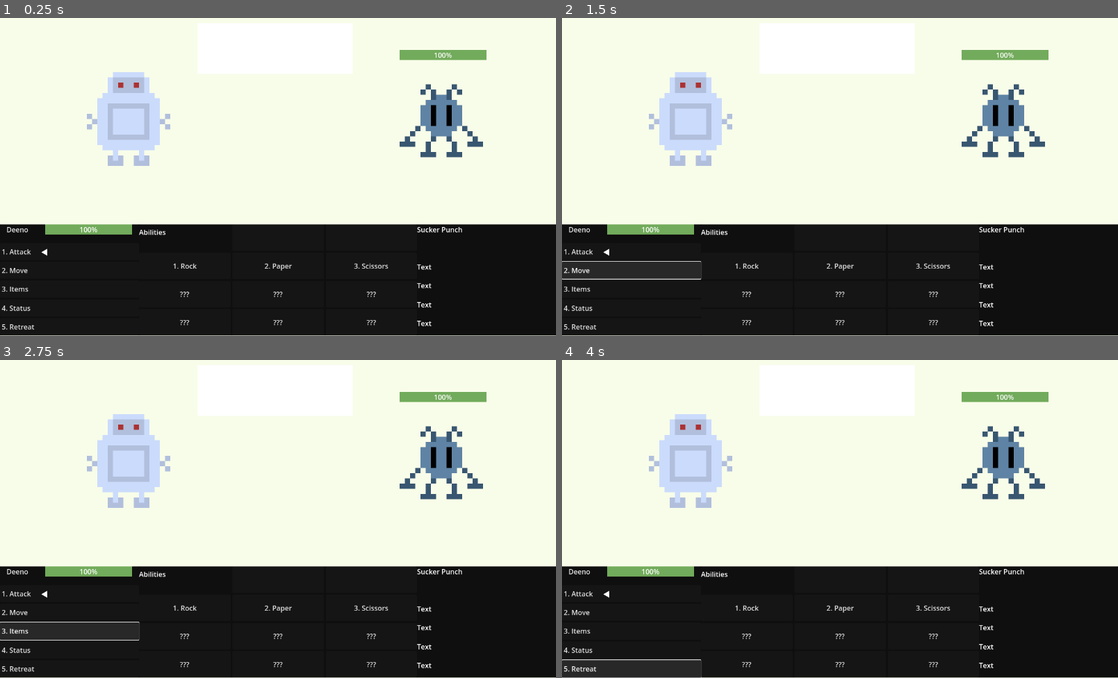
Above: before the commit, frames 1-4 (two rows, left to right).
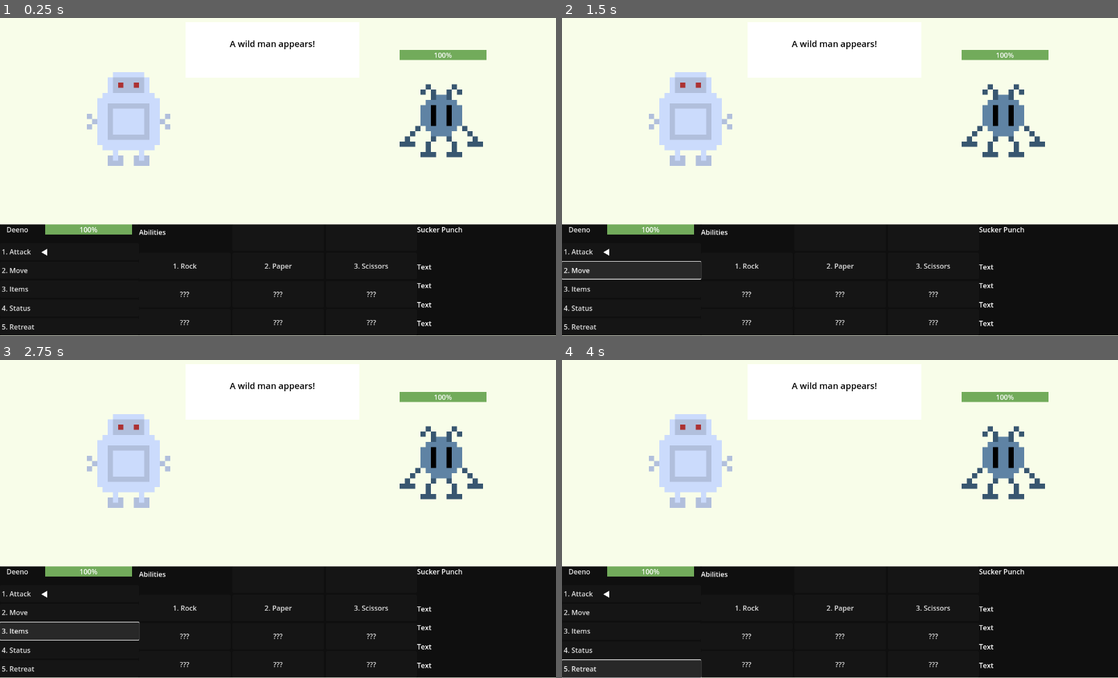
Above: after the commit, the same moments.

Repository: SamShubitz1/WorkingTitle
Game: Godot game, scene res://Scenes/Battle/battle.tscn
Two runs of this game, one before a commit and one after it. Both use one fixed random seed, a clock stepped at 60 frames per second and the inputs below. This scene is started directly instead of the project's main scene.
Inputs:
- Up to frame 1 (0.25 s): no input
- Up to frame 2 (1.5 s): click "1. Attack" at 0.5 s; click "2. Move" at 1.25 s
- Up to frame 3 (2.75 s): click "3. Items" at 2 s
- Up to frame 4 (4 s): click "4. Status" at 2.75 s; click "5. Retreat" at 3.5 s

The runs differ from the first frame. In frame 1, 0.2% of the frame differs, in the area x 41-57%, y 6-10%; in frame 2, 0.2%; in frame 3, 0.2%; in frame 4, 0.2%.

Commit message:
added battle controller, event queue, dialogue

Diff:
--- a/Scenes/Battle/Menu/battle_menu.gd
+++ b/Scenes/Battle/Menu/battle_menu.gd
@@ -1,12 +1,11 @@
 extends Control
 
 @onready var cursor = $Cursor
+@onready var battle_controller = $"../BattleController"
 @onready var options_menu = $MainMenu/Menu.get_children().slice(1)
 @onready var abilities_menu = $AbilitiesMenu/Menu.get_children().slice(3)
 @onready var char_name_label = $MainMenu/Menu/CharPanel/NameLabel
 @onready var ability_description_label = $Descriptions/Labels/AbilityDescription
-@onready var player_health = $MainMenu/Menu/CharPanel/Health
-@onready var enemy_health = $"../Enemy/EnemyHealth"
 
 var character_info: Dictionary = {"name": "Deeno", "max_health": 100, "abilities": [
 	{"name":"Rock", "description": "A rock based attack"},
@@ -15,6 +14,12 @@
 	]}
 
 var enemy_info: Dictionary = {"name": "Norman", "max_health": 80, "abilities": ["Rock","Paper","Scissors"]}
+
+enum EventType {
+	DIALOG,
+	ATTACK,
+	ITEM
+}
 
 var selected_button_index: int = 0
 var selected_button: Button
@@ -58,7 +63,9 @@
 			ability_description_label.text = "Text"
 
 	elif Input.is_action_just_pressed("ui_accept"):
-		if selected_menu == options_menu:
+		if battle_controller.event_queue.size() > 0:
+			battle_controller.increment_queue()
+		elif selected_menu == options_menu:
 			match selected_button.text:
 				"1. Attack":
 					on_select_attack()
@@ -73,7 +80,8 @@
 
 		elif selected_menu == abilities_menu:
 			if selected_button_index < character_info.abilities.size():
-				perform_attack(character_info.abilities[selected_button_index].name)
+				var attack_name = character_info.abilities[selected_button_index].name
+				battle_controller.on_attack(attack_name)
 
 func update_selected_button() -> void:
 	selected_button = selected_menu[selected_button_index]
@@ -93,8 +101,6 @@
 
 func update_ui() -> void:
 	char_name_label.text = character_info.name
-	player_health.max_value = character_info["max_health"]
-	enemy_health.max_value = enemy_info["max_health"]
 
 	for i in range(abilities_menu.size()):
 		if i < character_info.abilities.size():
@@ -106,39 +112,3 @@
 	menus = [options_menu, abilities_menu]
 	selected_menu = menus[selected_menu_index]
 	selected_button = selected_menu[selected_button_index]
-
-func perform_attack(player_attack: String) -> void:
-	var enemy_attack = get_enemy_attack()
-	if player_attack == "Rock":
-		match enemy_attack:
-			"Rock":
-				pass
-			"Paper":
-				player_health.value -= 20
-			"Scissors":
-				enemy_health.value -= 20
-	elif player_attack == "Paper":
-		match enemy_attack:
-			"Rock":
-				enemy_health.value -= 20
-			"Paper":
-				pass
-			"Scissors":
-				player_health.value -= 20
-	elif player_attack == "Scissors":
-		match enemy_attack:
-			"Rock":
-				player_health.value -= 20
-			"Paper":
-				enemy_health.value -= 20
-			"Scissors":
-				pass
-	check_death()
-
-func get_enemy_attack() -> String:
-	var attack_index = randi() % enemy_info["abilities"].size()
-	return enemy_info["abilities"][attack_index]
-
-func check_death() -> void:
-	if player_health.value <= 0 || enemy_health.value <= 0:
-		get_tree().change_scene_to_file("res://Scenes/Main/mainscene.tscn")
--- a/Scenes/Battle/battle.tscn
+++ b/Scenes/Battle/battle.tscn
@@ -1,5 +1,6 @@
-[gd_scene load_steps=14 format=3 uid="uid://bd4t1hl2ilp2x"]
-
+[gd_scene load_steps=15 format=3 uid="uid://bd4t1hl2ilp2x"]
+
+[ext_resource type="Script" path="res://Scenes/Battle/battle_controller.gd" id="1_6nkpg"]
 [ext_resource type="Script" path="res://Scenes/Battle/Menu/battle_menu.gd" id="1_745sj"]
 [ext_resource type="Texture2D" uid="uid://30yr4o0do3m3" path="res://Scenes/Battle/Cursor/cursor.png" id="2_620g3"]
 [ext_resource type="Script" path="res://Scenes/Battle/Cursor/cursor.gd" id="3_wuqyt"]
@@ -45,6 +46,34 @@
 size_flags_stretch_ratio = 0.0
 theme = SubResource("Theme_3gble")
 
+[node name="BattleController" type="Node" parent="."]
+script = ExtResource("1_6nkpg")
+
+[node name="DialogBox" type="ColorRect" parent="."]
+layout_mode = 1
+anchors_preset = -1
+anchor_top = -1.988
+anchor_right = 1.0
+offset_left = 427.0
+offset_top = 42.9281
+offset_right = -453.0
+offset_bottom = -338.0
+
+[node name="Dialog" type="Label" parent="DialogBox"]
+custom_minimum_size = Vector2(400, 128)
+layout_mode = 1
+anchors_preset = 15
+anchor_right = 1.0
+anchor_bottom = 1.0
+offset_top = -15.0
+offset_bottom = -15.0
+grow_horizontal = 2
+grow_vertical = 2
+theme_override_colors/font_color = Color(0, 0, 0, 1)
+theme_override_font_sizes/font_size = 20
+horizontal_alignment = 1
+vertical_alignment = 1
+
 [node name="Background" type="ColorRect" parent="."]
 z_index = -1
 layout_mode = 1
@@ -293,13 +322,3 @@
 position = Vector2(296, -279.488)
 scale = Vector2(12, 12)
 texture = ExtResource("5_a40wh")
-
-[node name="DialogueBox" type="ColorRect" parent="."]
-layout_mode = 1
-anchors_preset = -1
-anchor_top = -1.988
-anchor_right = 1.0
-offset_left = 455.0
-offset_top = 44.4401
-offset_right = -468.0
-offset_bottom = -347.488
--- /dev/null
+++ b/Scenes/Battle/battle_controller.gd
@@ -0,0 +1,117 @@
+extends Node
+
+@onready var dialog_box = $"../DialogBox/Dialog"
+@onready var player_health = $"../BattleMenu/MainMenu/Menu/CharPanel/Health"
+@onready var enemy_health = $"../Enemy/EnemyHealth"
+
+var event_queue: Array = []
+
+var character_info: Dictionary = {"name": "Deeno", "max_health": 100, "abilities": [
+	{"name":"Rock", "description": "A rock based attack"},
+	{"name": "Paper", "description": "A paper based attack"},
+	{"name": "Scissors", "description": "A scissors based attack"}
+	]}
+
+var enemy_info: Dictionary = {"name": "Norman", "max_health": 80, "abilities": ["Rock","Paper","Scissors"]}
+var attacks: Dictionary = {"Rock": {"damage": 20}, "Paper": {"damage": 20}, "Scissors": {"damage": 20}}
+var character_died: bool = false
+
+var initial_dialog: Dictionary = {"type": EventType.DIALOG, "text": "A wild man appears!"}
+
+enum EventType {
+	DIALOG,
+	ATTACK,
+	ITEM
+}
+
+# The idea is that ultimately each event type will have a type, maybe a class
+# So we make a new Dialog, Item, or Attack to be passed into the event queue
+# right now events are just dictionaries with a type: EventType property
+func _ready() -> void:
+	player_health.max_value = character_info["max_health"]
+	enemy_health.max_value = enemy_info["max_health"]
+	play_dialog(initial_dialog)
+
+func add_event(event) -> void:
+	event_queue.append(event)
+
+func increment_queue() -> void:
+	var event = event_queue.pop_front()
+	match event.type:
+		EventType.DIALOG:
+			play_dialog(event)
+		EventType.ATTACK:
+			perform_attack(event)
+	check_death()
+
+func play_dialog(event: Dictionary) -> void:
+	dialog_box.text = event.text
+
+func on_attack(attack_name) -> void:
+	add_event({"type": EventType.DIALOG, "text": "Player used " + attack_name + "!"})
+	increment_queue()
+
+	var attack = attacks[attack_name]
+	var enemy_attack = get_enemy_attack()
+
+	add_event({"type": EventType.DIALOG, "text": "Enemy used " + enemy_attack + "!"})
+
+	var result = calculate_attack_dmg(attack_name, enemy_attack)
+
+	if result:
+		add_event({"type": EventType.ATTACK, "target": result.target, "damage": result.damage})
+
+#normally the target would be know by this point but since this
+#is rock paper scissors, the dmg target is determined after the attacks
+func perform_attack(event: Dictionary) -> void:
+		if event.target == "enemy":
+			enemy_health.value -= event.damage
+			play_dialog({"text": "Enemy took " + str(event.damage) + " damage!"})
+		elif event.target == "player":
+			player_health.value -= event.damage
+			play_dialog({"text": "Player took " + str(event.damage) + " damage!"})
+
+#figure out how to put int as return type w/o getting error
+func calculate_attack_dmg(player_attack: String, enemy_attack: String):
+	if player_attack == "Rock":
+		match enemy_attack:
+			"Rock":
+				add_event({"type": EventType.DIALOG, "text": "Stalemate!"})
+			"Paper":
+				return {"target": "player", "damage": attacks[enemy_attack].damage}
+			"Scissors":
+				return {"target": "enemy", "damage": attacks[player_attack].damage}
+	elif player_attack == "Paper":
+		match enemy_attack:
+			"Rock":
+				return {"target": "enemy", "damage": attacks[player_attack].damage}
+			"Paper":
+				add_event({"type": EventType.DIALOG, "text": "Stalemate!"})
+			"Scissors":
+				return {"target": "player", "damage": attacks[enemy_attack].damage}
+	elif player_attack == "Scissors":
+		match enemy_attack:
+			"Rock":
+				return {"target": "player", "damage": attacks[enemy_attack].damage}
+			"Paper":
+				return {"target": "enemy", "damage": attacks[player_attack].damage}
+			"Scissors":
+				add_event({"type": EventType.DIALOG, "text": "Stalemate!"})
+
+func get_enemy_attack() -> String:
+	var attack_index = randi() % enemy_info["abilities"].size()
+	var attack = enemy_info["abilities"][attack_index]
+	return attack
+
+func check_death() -> void:
+	if player_health.value <= 0 || enemy_health.value <= 0:
+		var dead_name
+		if player_health.value == 0:
+			dead_name = "Player"
+		else:
+			dead_name = "Enemy"
+		if not character_died:
+			add_event({"type": EventType.DIALOG, "text": dead_name + " died!"})
+			character_died = true
+		if event_queue.size() == 0 && character_died:
+			get_tree().change_scene_to_file("res://Scenes/Main/mainscene.tscn")
